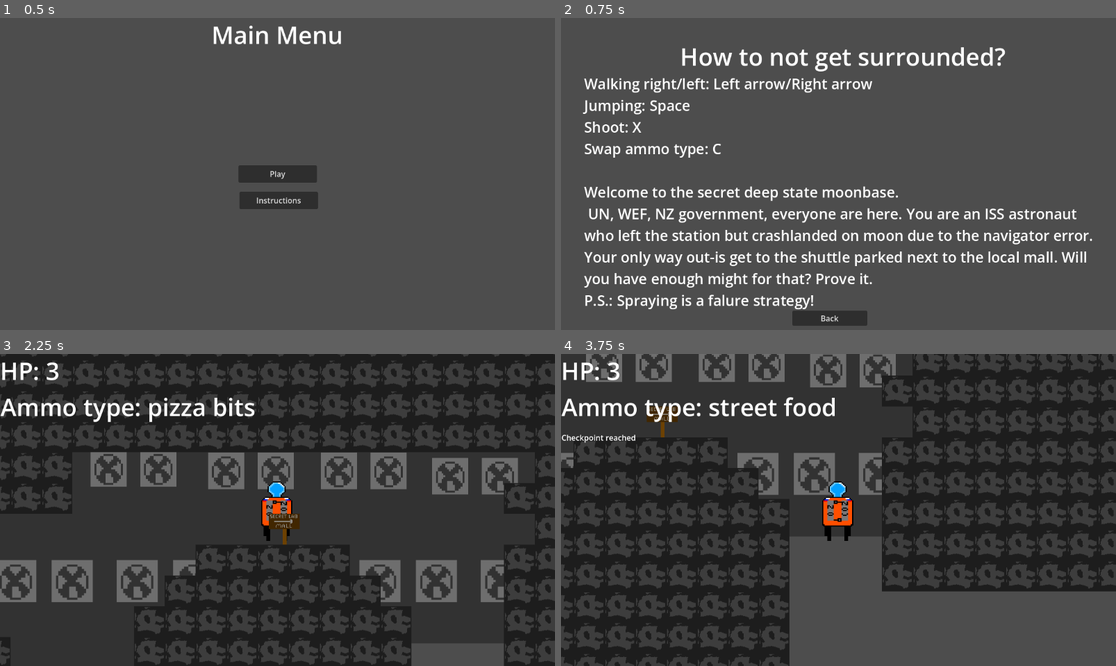
Above: before the commit, frames 1-4 (two rows, left to right).
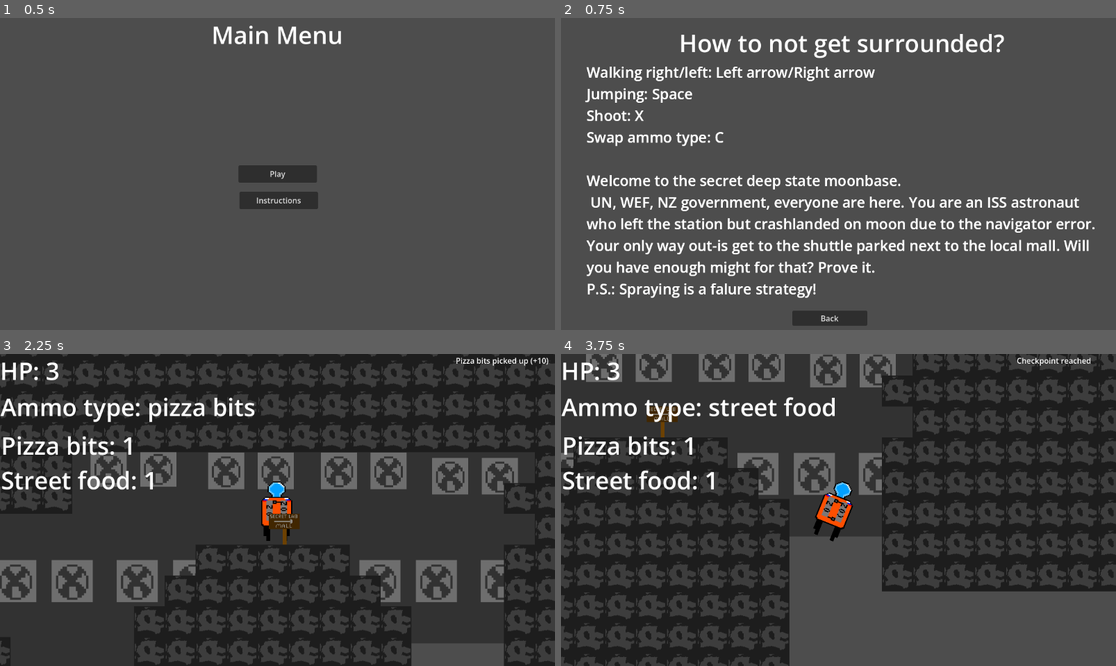
Above: after the commit, the same moments.

Repository: OperatorGrey/Yandex-Yeda-main
Game: Godot game, scene res://control.tscn
Same seed, same stepped clock (60 frames per second), same inputs: the game is played once before the commit and once after it. Sound files missing from this copy of the repository are replaced by a short silence.
Inputs:
- Up to frame 1 (0.5 s): no input
- Up to frame 2 (0.75 s): click "Instructions" at 0.5 s
- Up to frame 3 (2.25 s): click "Back" at 1.25 s; click "Play" at 2 s
- Up to frame 4 (3.75 s): tap Enter (ui_accept) at 2.75, 3.02 s; hold Right (ui_right) from 2.78 s (still down); tap X (shoot) at 2.85 s; tap C (ammo_type_change) at 3.6 s

Frame 1 is identical in both runs. In frame 2, 18% of the frame differs, in the area x 3-97%, y 5-94%; in frame 3, 1.3%; in frame 4, 2.2%.

Commit message:
whole bunch of stuff added

Diff:
--- a/yandex-yeda/Test_enemy2d_granada.tscn
+++ b/yandex-yeda/Test_enemy2d_granada.tscn
@@ -55,7 +55,6 @@
 
 [node name="Sprite2D" type="Sprite2D" parent="." unique_id=1516714779]
 position = Vector2(-0.5, 1)
-rotation = -0.2617994
 scale = Vector2(0.49609375, 0.5)
 texture = ExtResource("2_pl0xd")
 flip_h = true
--- /dev/null
+++ b/yandex-yeda/ammo_count.gd
@@ -0,0 +1,10 @@
+extends Label
+
+@export var ammo1: int
+@export var ammo2: int
+
+func _ready() -> void:
+	Eventbus.shots_fired.connect(_on_player_shoot)
+
+func _on_player_shoot(ammo1, ammo2) -> void:
+	text = ('Pizza bits: ') + str(ammo1) + '\n' + ('Street food: ') + str(ammo2)
--- a/yandex-yeda/bullet.tscn
+++ b/yandex-yeda/bullet.tscn
@@ -1,7 +1,7 @@
 [gd_scene format=3 uid="uid://dset1emai1wl5"]
 
 [ext_resource type="Script" uid="uid://b7wphscv5yum1" path="res://scripts/bullet.gd" id="1_v8qja"]
-[ext_resource type="Texture2D" uid="uid://y2d4cgmsvji0" path="res://istockphoto-496546118-612x612.jpg" id="2_v8qja"]
+[ext_resource type="Texture2D" uid="uid://cxbv0a07diha5" path="res://pizza_bitts1.png" id="2_v8qja"]
 
 [sub_resource type="RectangleShape2D" id="RectangleShape2D_v8qja"]
 size = Vector2(64, 58)
@@ -10,8 +10,8 @@
 script = ExtResource("1_v8qja")
 
 [node name="Sprite2D" type="Sprite2D" parent="." unique_id=1523461431]
-position = Vector2(-1.4999962, -0.49999946)
-scale = Vector2(0.10294117, 0.12808989)
+position = Vector2(-1.0000019, 0)
+scale = Vector2(0.25, 0.22656249)
 texture = ExtResource("2_v8qja")
 
 [node name="CollisionShape2D" type="CollisionShape2D" parent="." unique_id=2110103700]
--- /dev/null
+++ b/yandex-yeda/control.gd
@@ -0,0 +1,4 @@
+extends Control
+
+func _on_audio_stream_player_2d_finished() -> void:
+	$AudioStreamPlayer2D.play()
--- a/yandex-yeda/control.tscn
+++ b/yandex-yeda/control.tscn
@@ -1,7 +1,9 @@
 [gd_scene format=3 uid="uid://bb6707x8yphj0"]
 
 [ext_resource type="Script" uid="uid://xj3vbvjyb05w" path="res://scripts/button1.gd" id="1_62e2m"]
+[ext_resource type="Script" uid="uid://bgy1k4jyknfl3" path="res://control.gd" id="1_ee4bf"]
 [ext_resource type="Script" uid="uid://b7mijlgcehbdm" path="res://scripts/button3.gd" id="1_qtu10"]
+[ext_resource type="AudioStream" uid="uid://dlks713wrox8l" path="res://4740127884181504.wav" id="3_qtu10"]
 
 [node name="Control" type="Control" unique_id=1949115812]
 layout_mode = 3
@@ -10,6 +12,7 @@
 anchor_bottom = 1.0
 grow_horizontal = 2
 grow_vertical = 2
+script = ExtResource("1_ee4bf")
 
 [node name="Label" type="Label" parent="." unique_id=1970877458]
 layout_mode = 1
@@ -55,5 +58,11 @@
 text = "Instructions"
 script = ExtResource("1_62e2m")
 
+[node name="AudioStreamPlayer2D" type="AudioStreamPlayer2D" parent="." unique_id=1087773336]
+stream = ExtResource("3_qtu10")
+volume_db = 10.0
+autoplay = true
+
 [connection signal="pressed" from="Button" to="Button" method="_on_pressed"]
 [connection signal="pressed" from="Button2" to="Button2" method="_on_pressed"]
+[connection signal="finished" from="AudioStreamPlayer2D" to="." method="_on_audio_stream_player_2d_finished"]
--- a/yandex-yeda/intro.tscn
+++ b/yandex-yeda/intro.tscn
@@ -15,10 +15,10 @@
 anchors_preset = 5
 anchor_left = 0.5
 anchor_right = 0.5
-offset_left = -329.0
-offset_top = 45.0
-offset_right = 347.0
-offset_bottom = 114.0
+offset_left = -331.0
+offset_top = 17.0
+offset_right = 345.0
+offset_bottom = 86.0
 grow_horizontal = 2
 theme_override_font_sizes/font_size = 50
 text = "How to not get surrounded?"
@@ -30,10 +30,36 @@
 anchor_top = 0.5
 anchor_right = 0.5
 anchor_bottom = 0.5
-offset_left = -528.0
-offset_top = -187.0
-offset_right = 528.0
-offset_bottom = 260.0
+offset_left = -523.0
+offset_top = -233.0
+offset_right = 533.0
+offset_bottom = 259.0
+grow_horizontal = 2
+grow_vertical = 2
+theme_override_font_sizes/font_size = 30
+text = "Walking right/left: Left arrow/Right arrow
+Jumping: Space
+Shoot: X
+Swap ammo type: C
+
+Welcome to the secret deep state moonbase.
+ UN, WEF, NZ government, everyone are here. You are an ISS astronaut
+who left the station but crashlanded on moon due to the navigator error.
+Your only way out-is get to the shuttle parked next to the local mall. Will
+you have enough might for that? Prove it.
+P.S.: Spraying is a falure strategy!"
+
+[node name="Label3" type="Label" parent="." unique_id=174754978]
+layout_mode = 1
+anchors_preset = 8
+anchor_left = 0.5
+anchor_top = 0.5
+anchor_right = 0.5
+anchor_bottom = 0.5
+offset_left = -523.0
+offset_top = -233.0
+offset_right = 533.0
+offset_bottom = 259.0
 grow_horizontal = 2
 grow_vertical = 2
 theme_override_font_sizes/font_size = 30
--- a/yandex-yeda/level1.tscn
+++ b/yandex-yeda/level1.tscn
@@ -203,7 +203,8 @@
 position = Vector2(5871, 898)
 
 [node name="checkpoint3" parent="." unique_id=715219663 instance=ExtResource("3_crycw")]
-position = Vector2(8051, 901)
+position = Vector2(8043, 445)
+scale = Vector2(1, 2.9200013)
 
 [node name="Path2D2" parent="." unique_id=2075143229 instance=ExtResource("5_v8kj3")]
 position = Vector2(5213, 645)
--- a/yandex-yeda/main-charachter.gd
+++ b/yandex-yeda/main-charachter.gd
@@ -41,19 +41,22 @@
 		SPEED = 400
 		velocity.x = direction * SPEED
 		$Sprite2D.flip_h = true
+		$Sprite2D/AnimationPlayer.play('walking')
 	elif Input.is_action_pressed("ui_right"):
 		SPEED = 400
 		velocity.x = direction * SPEED
 		$Sprite2D.flip_h = false
+		$Sprite2D/AnimationPlayer.play('walking')
 	else:
 		velocity.x = move_toward(velocity.x, 0, SPEED)
+		$Sprite2D/AnimationPlayer.stop()
 	move_and_slide()
 func respawn():
 	velocity.x = 0
 	ammo1 = 5
 	ammo2 = 1
 	position = start_pos
-
+	Eventbus.shots_fired.emit(ammo1, ammo2)
 
 
 
@@ -85,10 +88,12 @@
 		var ammo_type_event = 1
 		ammo1 = ammo1 + 10;
 		Eventbus.ammo_picked_up.emit(ammo_type_event)
+		Eventbus.shots_fired.emit(ammo1, ammo2)
 	elif 'ammo2' in area.name:
 		var ammo_type_event = 2
 		ammo2 = ammo2 + 10
 		Eventbus.ammo_picked_up.emit(ammo_type_event)
+		Eventbus.shots_fired.emit(ammo1, ammo2)
 	elif 'jump_inc' in area.name:
 		JUMP_VELOCITY = -800
 	elif 'jump_dec' in area.name:
--- a/yandex-yeda/main-charachter.tscn
+++ b/yandex-yeda/main-charachter.tscn
@@ -3,6 +3,27 @@
 [ext_resource type="Script" uid="uid://brle37j8uin3x" path="res://main-charachter.gd" id="1_2y5v1"]
 [ext_resource type="Texture2D" uid="uid://bmfjavrjh0cs" path="res://main_charachter_without_gun.png" id="2_j3ou1"]
 [ext_resource type="PackedScene" uid="uid://du425nqd6gpog" path="res://gun.tscn" id="3_j3ou1"]
+
+[sub_resource type="Animation" id="Animation_j3ou1"]
+resource_name = "walking"
+length = 4.0
+tracks/0/type = "value"
+tracks/0/imported = false
+tracks/0/enabled = true
+tracks/0/path = NodePath("Sprite2D:rotation")
+tracks/0/interp = 1
+tracks/0/loop_wrap = true
+tracks/0/keys = {
+"times": PackedFloat32Array(0, 0.5, 1, 1.5, 2, 3, 4),
+"transitions": PackedFloat32Array(1, 1, 1, 1, 1, 1, 1),
+"update": 0,
+"values": [0.0, -0.5235987755982988, 0.5235987755982988, 0.0, -0.5235987755982988, 0.5235987755982988, 0.0]
+}
+
+[sub_resource type="AnimationLibrary" id="AnimationLibrary_ubsnm"]
+_data = {
+&"walking": SubResource("Animation_j3ou1")
+}
 
 [sub_resource type="RectangleShape2D" id="RectangleShape2D_2y5v1"]
 size = Vector2(67, 125)
@@ -17,6 +38,10 @@
 position = Vector2(1, -15)
 scale = Vector2(0.67578125, 0.6171875)
 texture = ExtResource("2_j3ou1")
+
+[node name="AnimationPlayer" type="AnimationPlayer" parent="Sprite2D" unique_id=675576967]
+root_node = NodePath("../..")
+libraries/ = SubResource("AnimationLibrary_ubsnm")
 
 [node name="CollisionShape2D" type="CollisionShape2D" parent="." unique_id=1407873994]
 position = Vector2(-1.5, 1.5)
--- a/yandex-yeda/scripts/Eventbus.gd
+++ b/yandex-yeda/scripts/Eventbus.gd
@@ -13,3 +13,7 @@
 signal ammo_picked_up
 
 signal checkpoint_reached
+
+signal shots_fired(ammo1 : int, ammo2 : int)
+
+signal shots_fired_tech
--- a/yandex-yeda/scripts/gun.gd
+++ b/yandex-yeda/scripts/gun.gd
@@ -23,6 +23,7 @@
 	gun_picked_up = true
 
 func _process(delta: float) -> void:
+	Eventbus.shots_fired.emit(ammo1, ammo2)
 	ammo1 = get_parent().ammo1
 	ammo2 = get_parent().ammo2
 	if Input.is_action_just_pressed("shoot"):
@@ -54,6 +55,7 @@
 			get_parent().ammo2 = ammo2 - 1
 		else:
 			return
+
 	if direction == Vector2.LEFT:
 		bullet.position = global_position - Vector2(100,0)
 		print('left')
--- a/yandex-yeda/user_interface.tscn
+++ b/yandex-yeda/user_interface.tscn
@@ -2,6 +2,7 @@
 
 [ext_resource type="Script" uid="uid://b7wjfnwk1uh7x" path="res://scripts/health.gd" id="1_kxhmu"]
 [ext_resource type="Script" uid="uid://dnycu87jbh2xn" path="res://label.gd" id="2_i7dvk"]
+[ext_resource type="Script" uid="uid://chh6asj7vh6bm" path="res://ammo_count.gd" id="3_0jl8t"]
 [ext_resource type="Script" uid="uid://buurde11ssbaa" path="res://picked_up.gd" id="3_juc2q"]
 
 [node name="User Interface" type="CanvasLayer" unique_id=1309881729]
@@ -34,13 +35,22 @@
 text = "Ammo type: pizza bits"
 script = ExtResource("2_i7dvk")
 
+[node name="Ammo_count" type="Label" parent="UI" unique_id=2089283250]
+layout_mode = 0
+offset_left = 2.0
+offset_top = 155.0
+offset_right = 533.0
+offset_bottom = 193.0
+theme_override_font_sizes/font_size = 50
+text = "Ammo:"
+script = ExtResource("3_0jl8t")
+
 [node name="Picked_up" type="Label" parent="UI" unique_id=1643738922]
-visible = false
 layout_mode = 0
-offset_left = 1.0
-offset_top = 162.0
-offset_right = 529.0
-offset_bottom = 219.0
+offset_left = 946.0
+offset_top = 2.0
+offset_right = 1474.0
+offset_bottom = 59.0
 text = "Pizza bits picked up (+10)"
 script = ExtResource("3_juc2q")
 
Not shown, added: yandex-yeda/4740127884181504.wav.import
Not shown, added: yandex-yeda/ammo_count.gd.uid
Not shown, added: yandex-yeda/control.gd.uid
Binary file added: yandex-yeda/pizza_bits.png
Not shown, added: yandex-yeda/pizza_bits.png.import
Binary file added: yandex-yeda/pizza_bitts1.png
Not shown, added: yandex-yeda/pizza_bitts1.png.import
Not shown, added: yandex-yeda/4740127884181504.wav
Not shown, added: yandex-yeda/song-maker.mid
